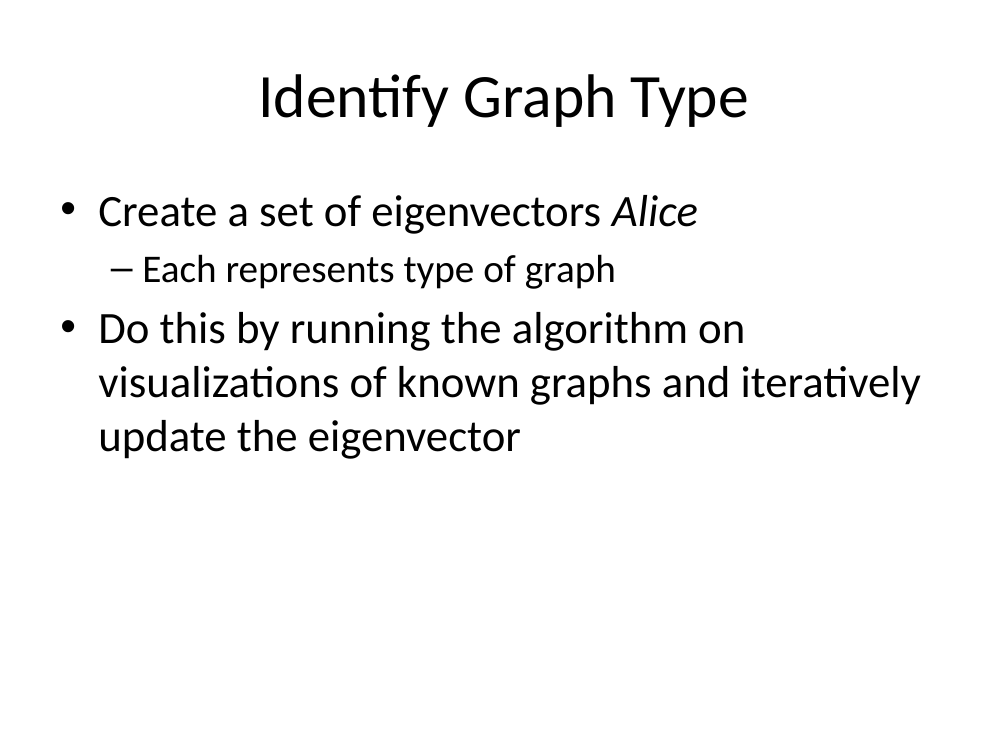
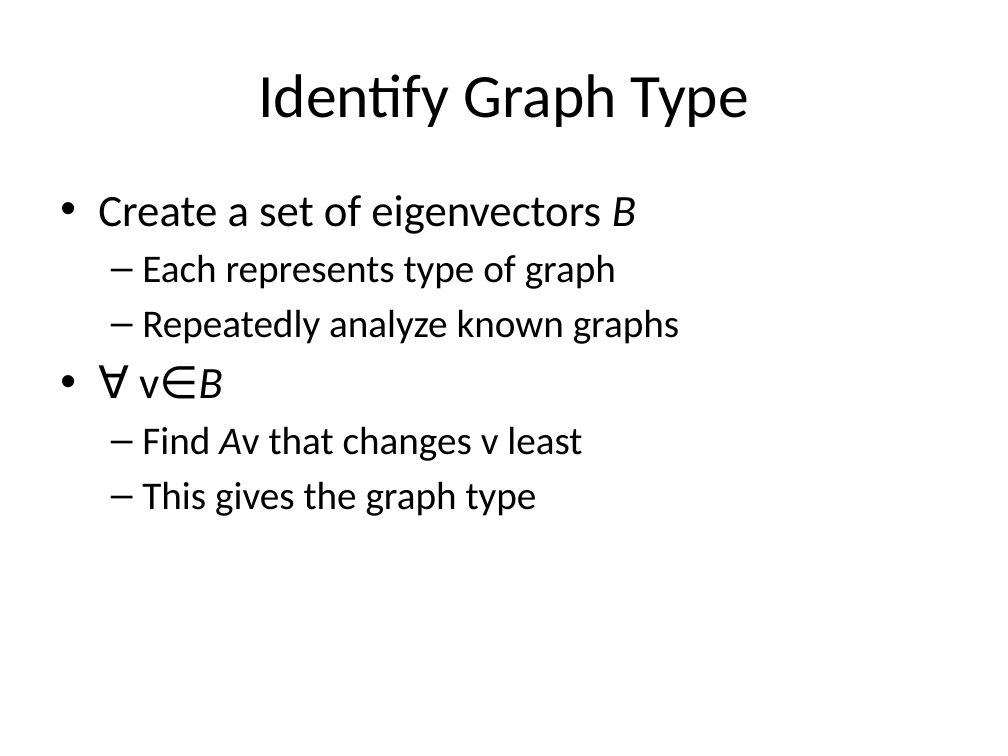
Before and after one commit to efriesen/CS270-Visualization, a slide deck: slide 5 of CS270-Presentation.pptx. Drawn at 1008x756 pixels with LibreOffice and Linux fonts; fonts in the diff are those of the drawing. Boxes give left, top, right and bottom in pixels: in the first picture for what was removed or moved away, otherwise in the second. Text is boxed around its words. In the diff, an @@ line names an element or a change of style, - is before the commit and + after.

```diff
--- a/CS270-Presentation.pptx
+++ b/CS270-Presentation.pptx
@@ text at (98,195,636,234): text changed @@
-• Create a set of eigenvectors Alice
+• Create a set of eigenvectors B
@@ text at (139,309,679,516): text changed; size 32 to 28 pt @@
-• Do this by running the algorithm on visualizations of known graphs and iteratively update the eigenvector
+  – Repeatedly analyze known graphs
+• ∀ v∈B
+  – Find Av that changes v least
+  – This gives the graph type
```
Also in this commit, not shown: 3 other slides changed, 1 slide removed.
